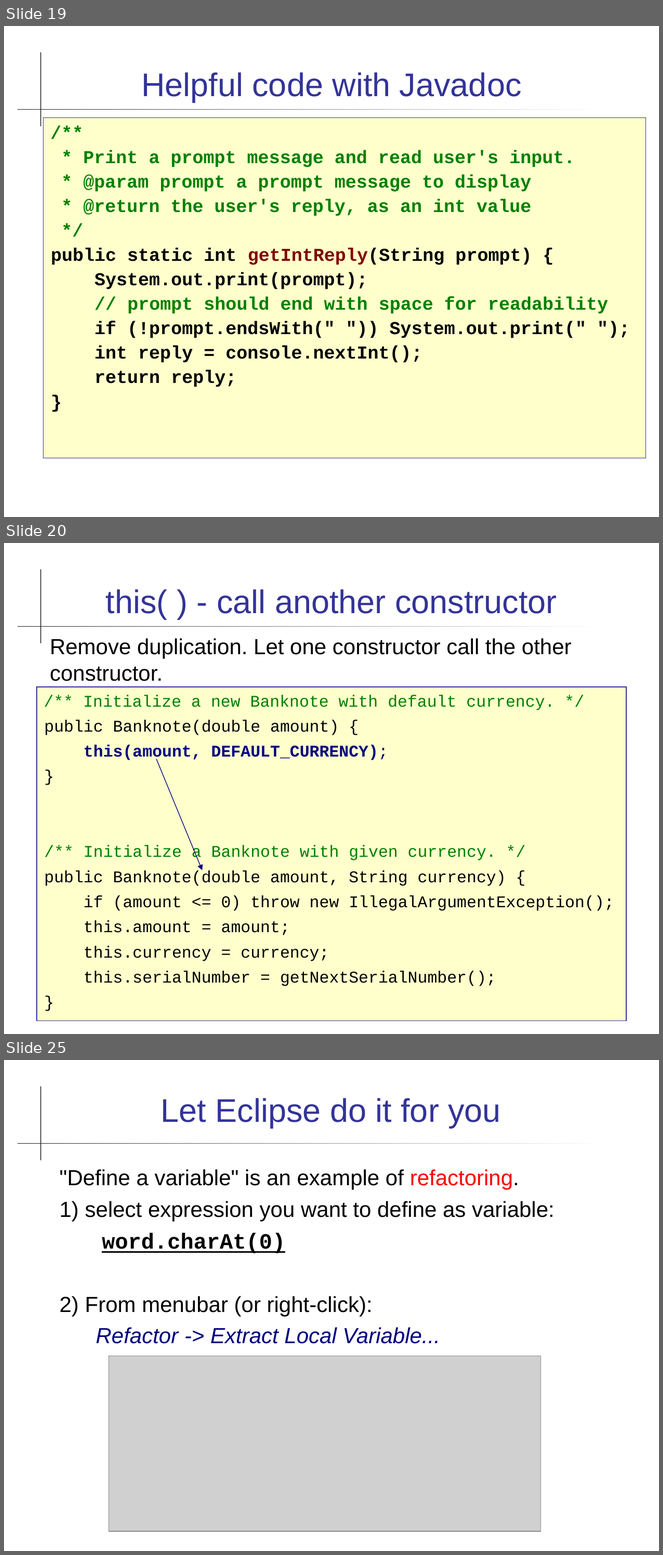
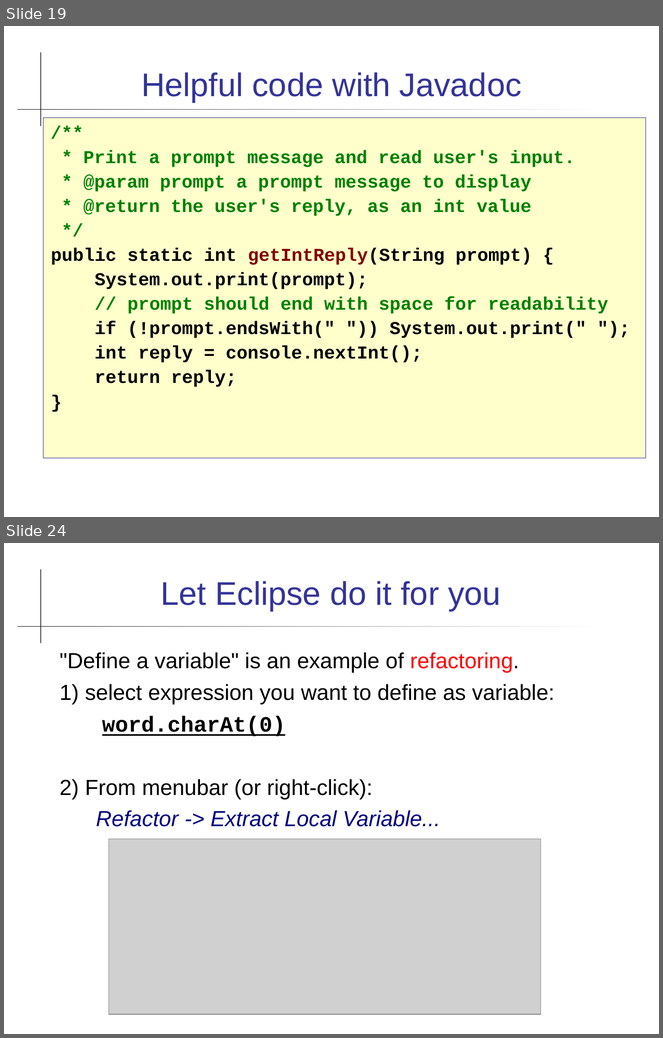
Before and after one commit to cpske/programming1, a slide deck: coding/Coding-Guidelines.ppt. Shown one above the other, each under a label of ours: slides 19, 20 and 25 before the commit, slides 19 and 24 after it; the slides between them are not shown. The pictures are 663x1555 and 663x1038 pixels, drawn with LibreOffice and Linux fonts; fonts in the diff are those of the drawing; grey boxes stand for pictures. Boxes give left, top, right and bottom in pixels: in the first picture for what was removed or moved away, otherwise in the second. Text is boxed around its words. In the diff, an @@ line names an element or a change of style, - is before the commit and + after.

```diff
--- a/coding/Coding-Guidelines.ppt
+++ b/coding/Coding-Guidelines.ppt
@@ slide 20 removed at box(4, 543, 659, 1034), background #FFFFFF; not listed: 2 template elements that a slide beside it also shows @@
@@ title removed at box(106, 589, 557, 619) @@
-this( ) - call another constructor
@@ text removed at box(50, 638, 572, 681) @@
-Remove duplication. Let one constructor call the other constructor.
@@ text removed at box(37, 687, 626, 1021) @@
-/** Initialize a new Banknote with default currency. */
-public Banknote(double amount) {
-this(amount, DEFAULT_CURRENCY);
-}
-/** Initialize a Banknote with given currency. */
-public Banknote(double amount, String currency) {
-if (amount <= 0) throw new IllegalArgumentException();
-this.amount = amount;
-this.currency = currency;
-this.serialNumber = getNextSerialNumber();
-}
@@ arrow removed from (157, 759) to (203, 871) @@
@@ what was slide 25 is now slide 24 @@
```
Also in this commit, not shown: 12 slides changed, 5 slides added, 7 other slides removed, 5 other files.
